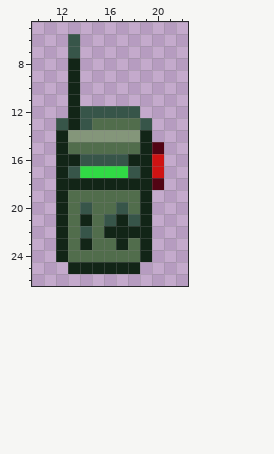
Pixel-art sprite, stored at Resources/Textures/Objects/Devices/signaller.rsi/signaller.png. Above, as it was before the edit.
The file is 32x32 pixels. Colours within 5 levels of each other are drawn and written as one. Shown: x 10..22, y 5..26.
And afterwards:
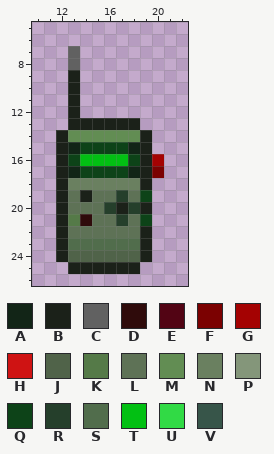
Palette (. is transparent): A #122517  B #1b2119  C #616161  D #2f0b0b  E #520414  F #7b0101  G #a40202  H #cf1313  J #506349  K #557a48  L #5e7256  M #628d53  N #6a8060  P #84967a  Q #0d4318  R #253f2b  S #516d4c  T #02c013  U #31da45  V #375549
Message: Partially reverts the remote signaller resprite (#27073) de-sprites the remote signaller
Diff:
@@ x 10..22 @@
  5 .............
- 6 ...V.........
- 7 ...V.........
- 8 ...A.........
- 9 ...A.........
-10 ...A.........
-11 ...A.........
-12 ...AVVVVV....
-13 ..VAVSSSSV...
-14 ..APPPPPPA...
-15 ..ASSSSSSAE..
-16 ..AAVVVVAAH..
-17 ..AVUUUUVAH..
-18 ..AAAAAAAAE..
-19 ..ASSSSSSA...
-20 ..ASVSSVSA...
-21 ..ASASVAVA...
-22 ..ASVSAAAA...
-23 ..ASASSASA...
-24 ..ASSSSSSA...
-25 ...AAAAAA....
+ 6 .............
+ 7 ...C.........
+ 8 ...C.........
+ 9 ...B.........
+10 ...B.........
+11 ...B.........
+12 ...B.........
+13 ...BBBBBB....
+14 ..BMMMMMMB...
+15 ..BAQQQQAB...
+16 ..BQTTTTQBG..
+17 ..BAQQQQABF..
+18 ..BNNNNNNB...
+19 ..BLBLLRLQ...
+20 ..BLLLRBRB...
+21 ..BKDLLRLQ...
+22 ..BLLLLLLB...
+23 ..BSSSSSSB...
+24 ..BJJJJJJB...
+25 ...BBBBBB....
 26 .............
Boxes around the changes in both pictures, in picture pixels (x1, y1, x2, y2):
changed: (56, 34, 164, 274)
